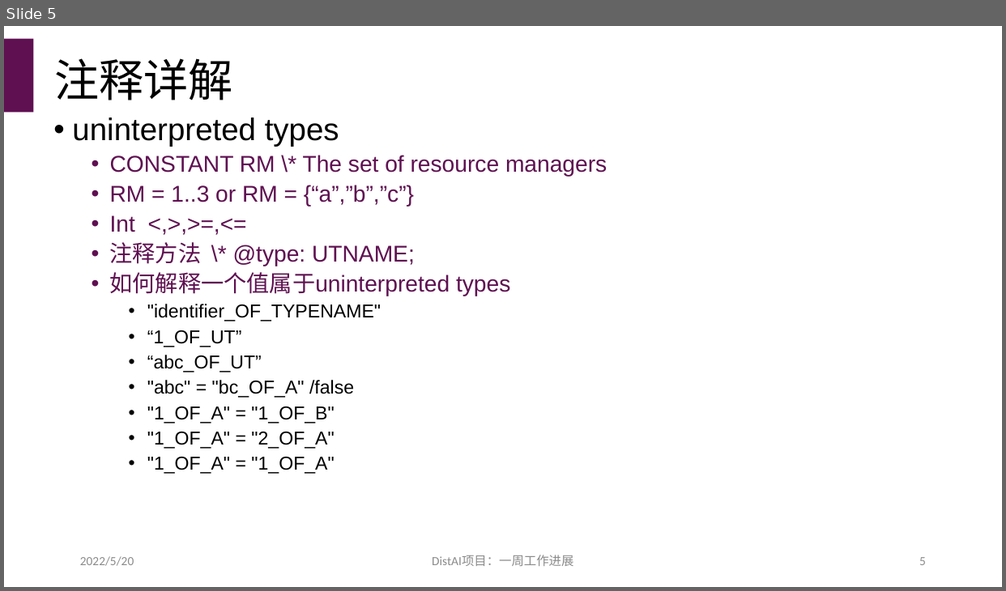
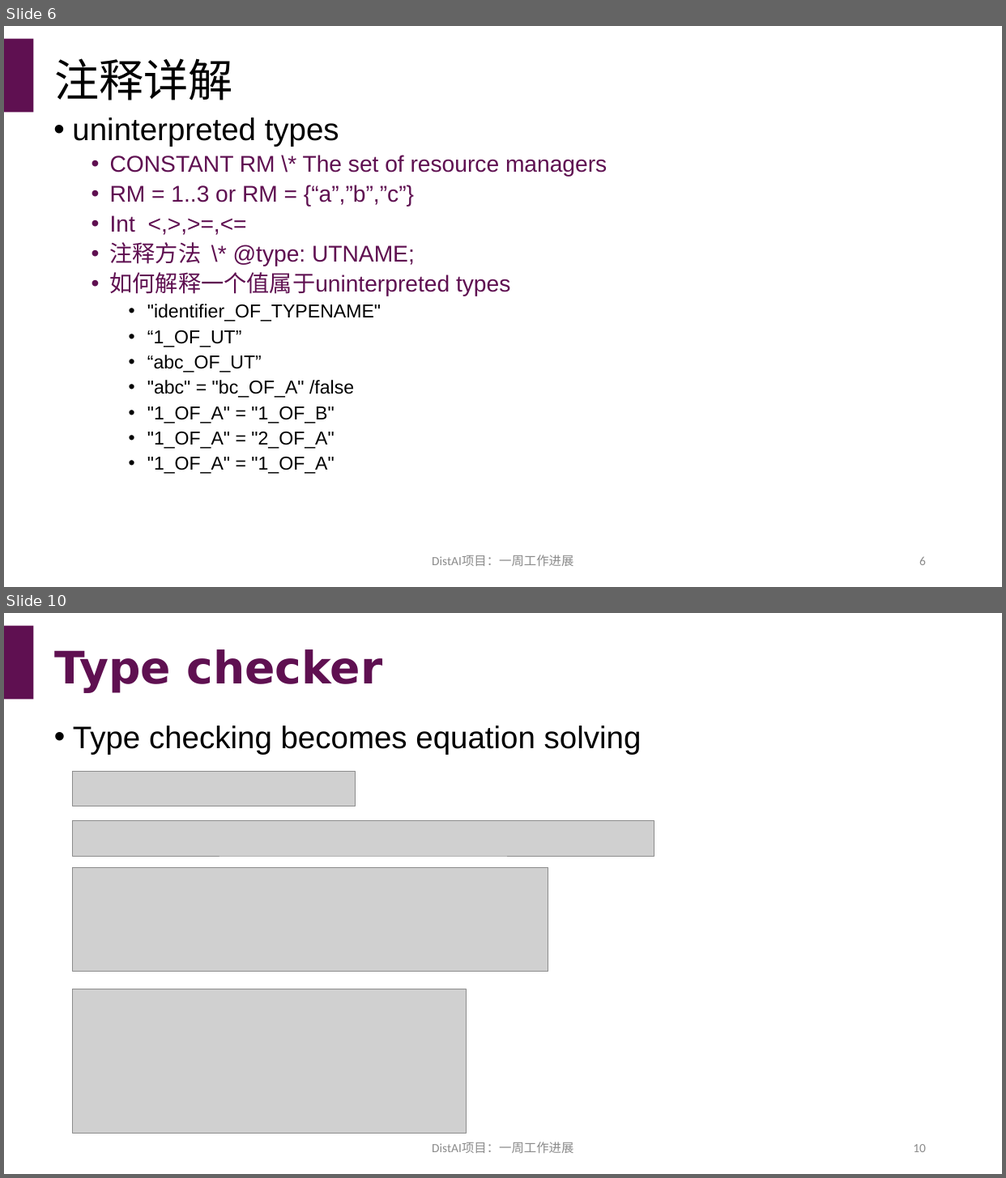
Before and after one commit to hengxin/dist-ai, a slide deck: reports/8-20220520-一周工作进展.pptx. Shown one above the other, each under a label of ours: slide 5 before the commit, slides 6 and 10 after it; the slides between them are not shown. The pictures are 1006x591 and 1006x1178 pixels, drawn with LibreOffice and Linux fonts; fonts in the diff are those of the drawing; grey boxes stand for pictures. Boxes give left, top, right and bottom in pixels: in the first picture for what was removed or moved away, otherwise in the second. Text is boxed around its words. In the diff, an @@ line names an element or a change of style, - is before the commit and + after.

```diff
--- a/reports/8-20220520-一周工作进展.pptx
+++ b/reports/8-20220520-一周工作进展.pptx
@@ slide 10 added at (4, 613, 1002, 1174), background #FFFFFF; not listed: 1 template element that a slide beside it also shows @@
@@ title added at (54, 649, 382, 692), 43 pt, text #5F1051, bold @@
+Type checker
@@ text added at (73, 726, 641, 754), 30 pt, text #000000 @@
+• Type checking becomes equation solving
@@ picture added at (73, 772, 356, 806) @@
@@ picture added at (73, 820, 654, 855) @@
@@ picture added at (73, 868, 548, 972) @@
@@ picture added at (73, 990, 466, 1133) @@
@@ text added at (432, 1142, 573, 1153), 12 pt, text #8C8C8C @@
+DistAI项目：一周工作进展
@@ page number added at (913, 1144, 926, 1152), 12 pt, text #8C8C8C @@
+10
@@ what was slide 5 is now slide 6 @@
@@ slide 6 changed as well @@
@@ text removed at (80, 557, 134, 566) @@
-2022/5/20
@@ page number at (919, 557, 926, 565): text changed @@
-5
+6
```
Also in this commit, not shown: 6 other slides changed, 6 other slides added.
